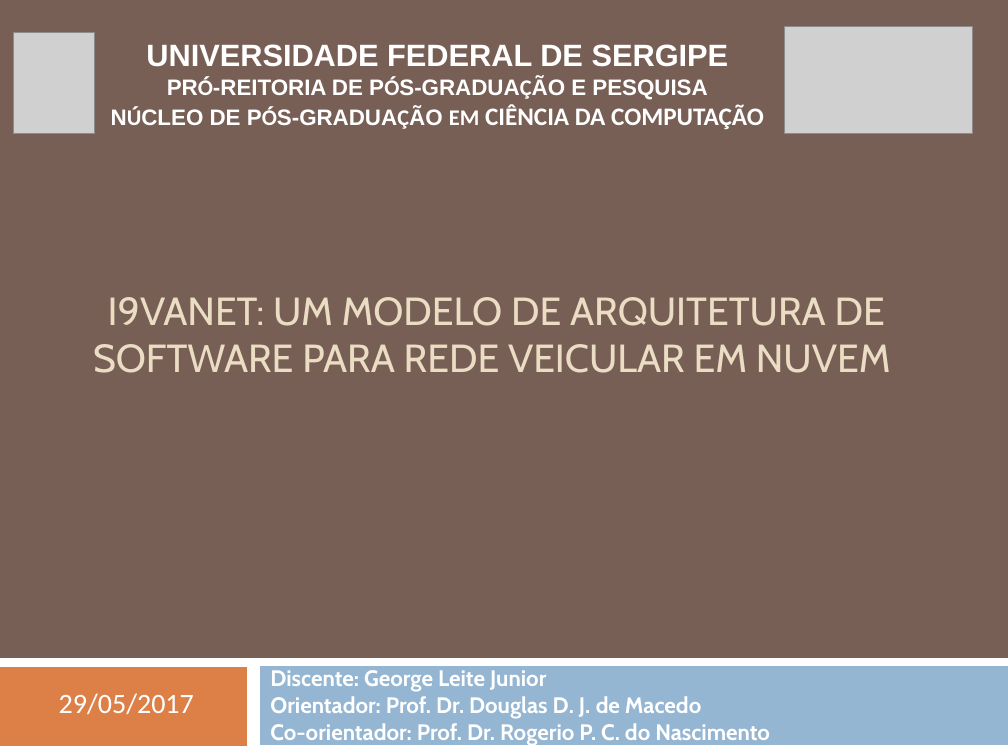
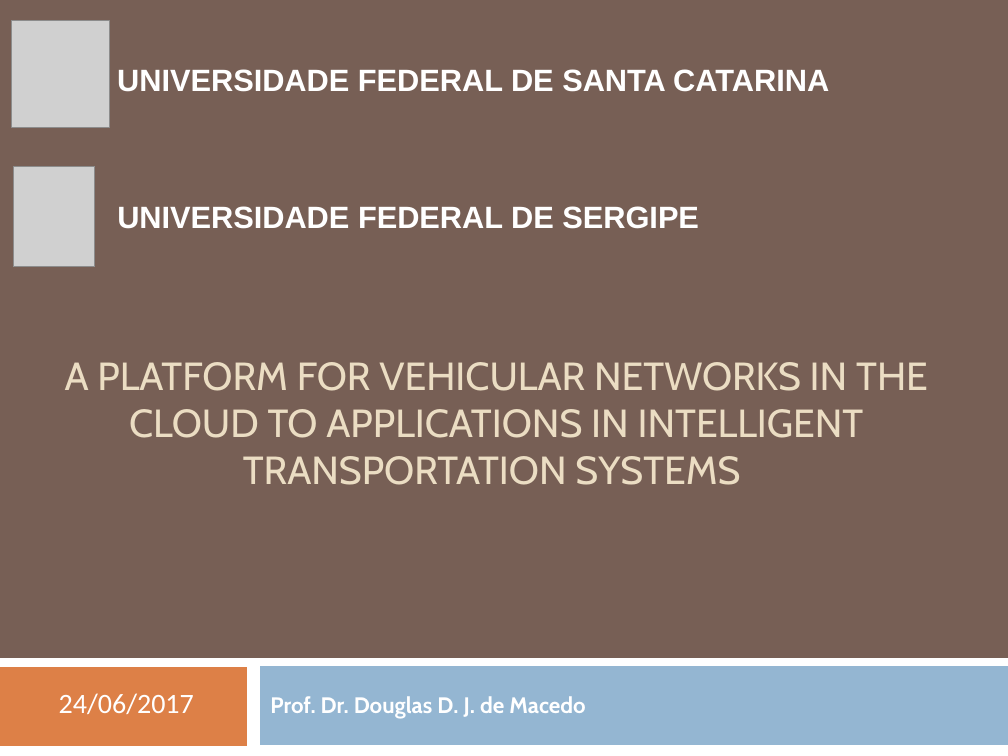
Before and after one commit to geoleite/Mestrado, a slide deck: slide 1 of Apresentacao/ApresentaçãoV2.pptx. Drawn at 1008x756 pixels with LibreOffice and Linux fonts; fonts in the diff are those of the drawing; grey boxes stand for pictures. Boxes give left, top, right and bottom in pixels: in the first picture for what was removed or moved away, otherwise in the second. Text is boxed around its words. In the diff, an @@ line names an element or a change of style, - is before the commit and + after.

```diff
--- a/Apresentacao/ApresentaçãoV2.pptx
+++ b/Apresentacao/ApresentaçãoV2.pptx
@@ picture added at (x1=12, y1=21, x2=110, y2=128) @@
@@ picture removed at (x1=784, y1=26, x2=972, y2=133) @@
@@ text at (x1=111, y1=77, x2=764, y2=129): paragraphs removed @@
-PRÓ-REITORIA DE PÓS-GRADUAÇÃO E PESQUISA
-NÚCLEO DE PÓS-GRADUAÇÃO EM CIÊNCIA DA COMPUTAÇÃO
@@ text added at (x1=117, y1=69, x2=829, y2=92), 22 pt, text #FFFFFF, bold @@
+UNIVERSIDADE FEDERAL DE SANTA CATARINA
@@ picture moved from (x1=13, y1=33, x2=95, y2=134) to (x1=13, y1=166, x2=95, y2=267) @@
@@ text "UNIVERSIDADE FEDERAL DE SERGIPE" moved from (x1=111, y1=44, x2=764, y2=129) to (x1=117, y1=206, x2=699, y2=229) @@
@@ text "UNIVERSIDADE FEDERAL DE SERGIPE" at (x1=117, y1=206, x2=699, y2=229): alignment centre to left @@
@@ title at (x1=65, y1=362, x2=928, y2=485): text changed @@
-I9VANET: UM MODELO DE ARQUITETURA DE SOFTWARE PARA REDE VEICULAR EM NUVEM
+A PLATFORM FOR VEHICULAR NETWORKS IN THE CLOUD TO APPLICATIONS IN INTELLIGENT TRANSPORTATION SYSTEMS
@@ text at (x1=59, y1=693, x2=194, y2=714): text changed @@
-29/05/2017
+24/06/2017
@@ subtitle at (x1=270, y1=696, x2=585, y2=719): text changed @@
-Discente: George Leite Junior
-Orientador: Prof. Dr. Douglas D. J. de Macedo
-Co-orientador: Prof. Dr. Rogerio P. C. do Nascimento
+Prof. Dr. Douglas D. J. de Macedo
```
Also in this commit, not shown: 21 other slides changed, 40 other files.
